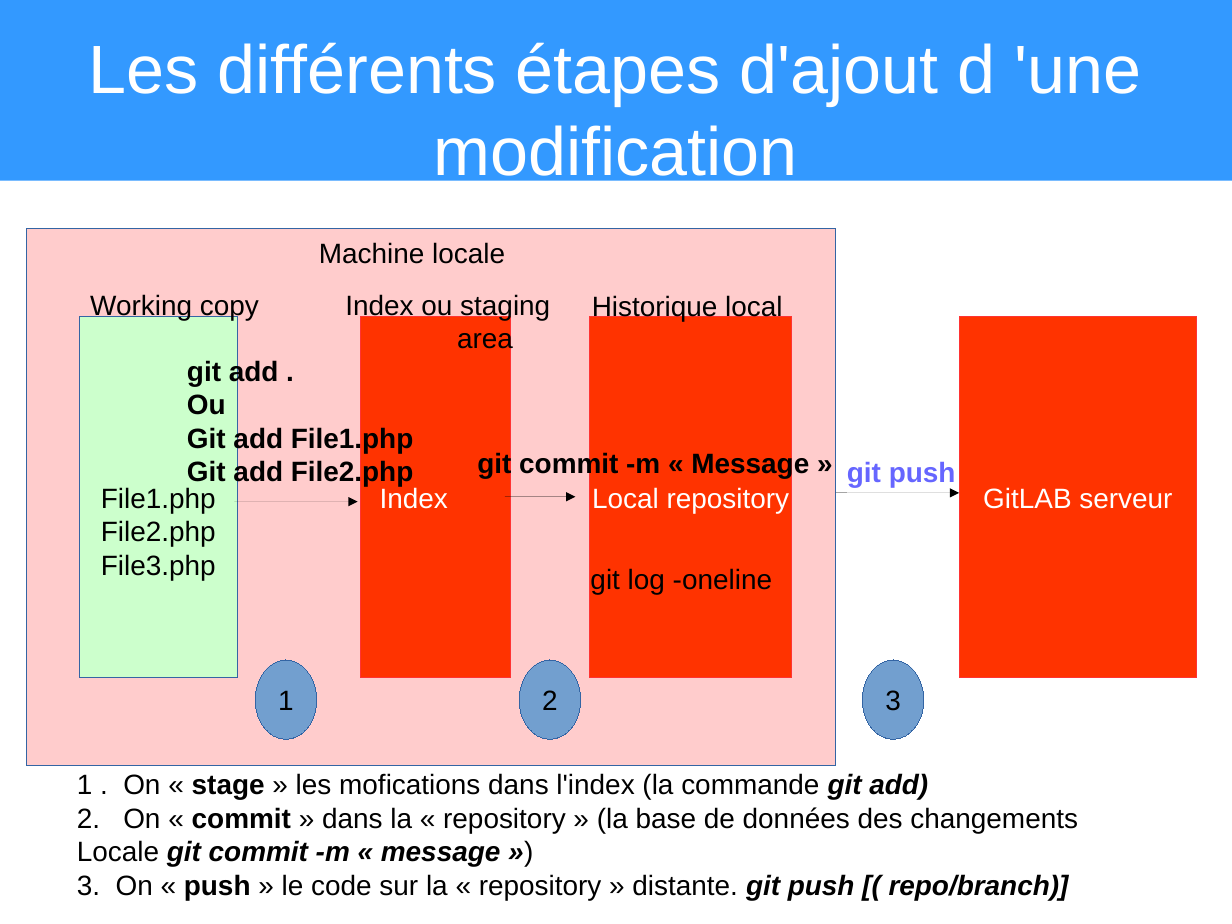
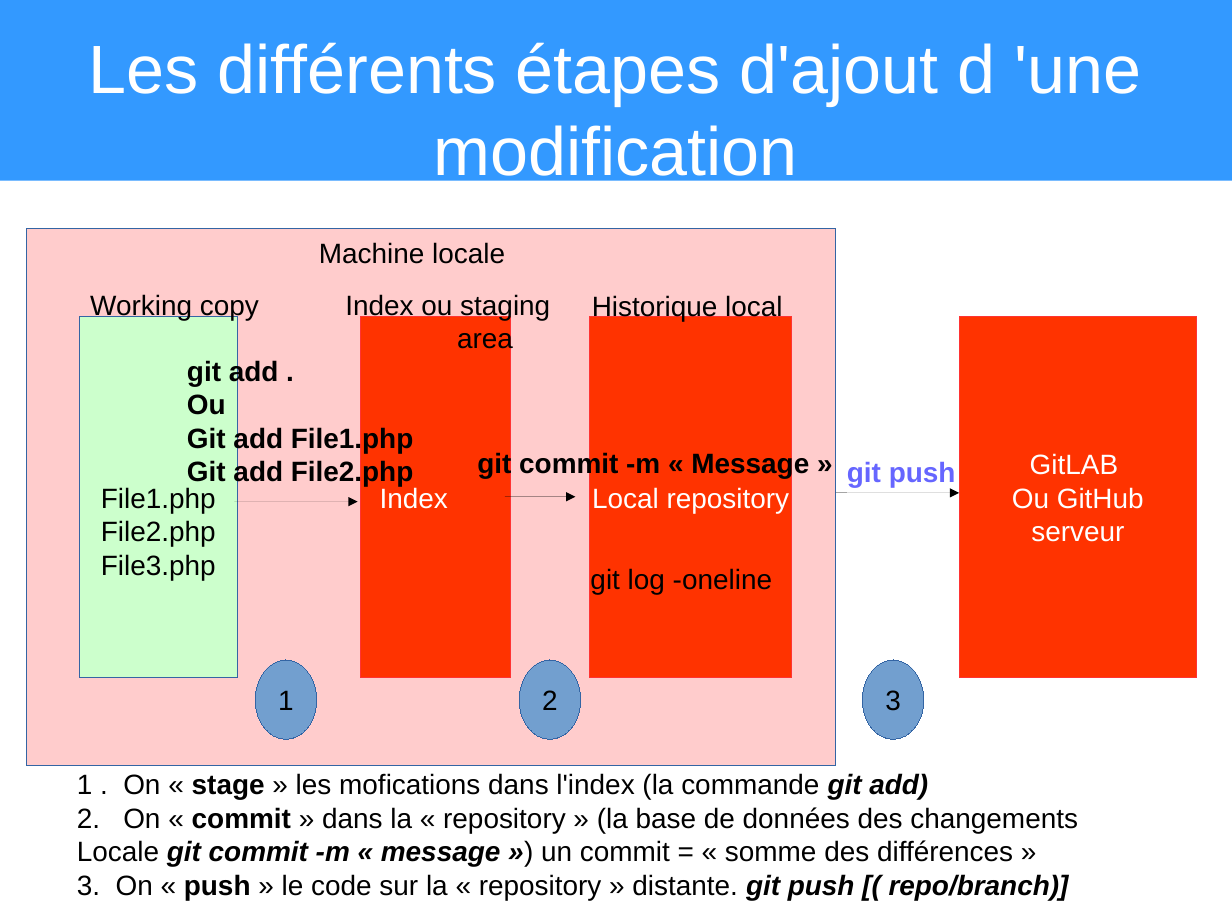
Before and after one commit to heylve/current, a slide deck: slide 10 of Presentations/git_explained.odp. Drawn at 1232x924 pixels with LibreOffice and Linux fonts; fonts in the diff are those of the drawing. Boxes give left, top, right and bottom in pixels: in the first picture for what was removed or moved away, otherwise in the second. Text is boxed around its words. In the diff, an @@ line names an element or a change of style, - is before the commit and + after.

Commit message:
git pres...wip

```diff
--- a/Presentations/git_explained.odp
+++ b/Presentations/git_explained.odp
@@ text in rectangle at [1012, 453, 1144, 542]: text changed @@
-GitLAB serveur
+GitLAB
+Ou GitHub
+serveur
@@ text at [77, 840, 1013, 867]: text changed; bold off; italic off @@
-Locale git commit -m « message »)
+Locale git commit -m « message ») un commit = « somme des différences »
```
Also in this commit, not shown: 3 other slides changed.
